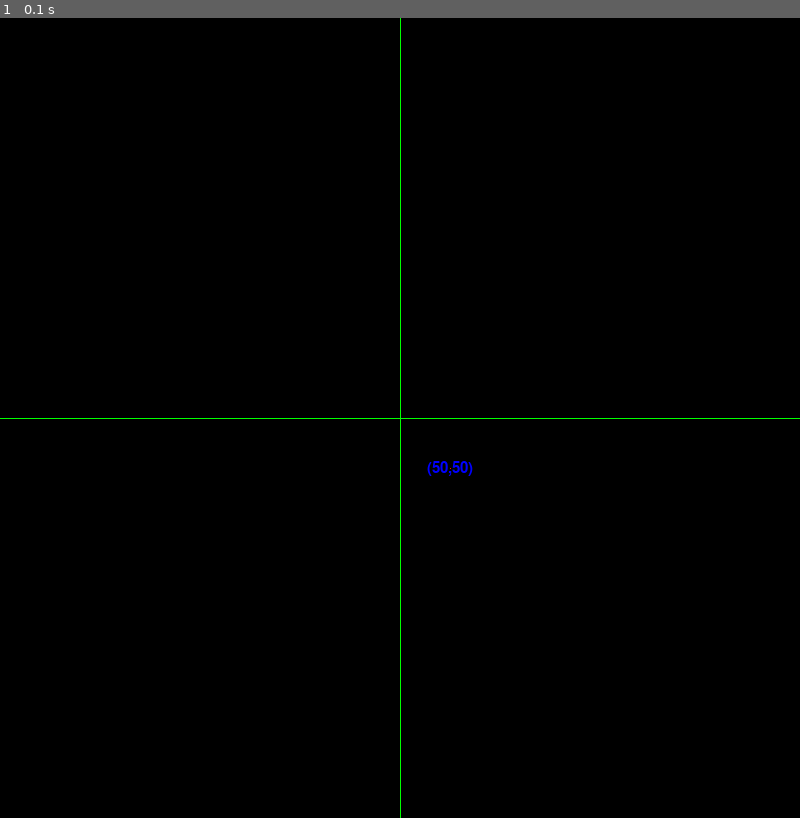
Above: before the commit, frame 1.
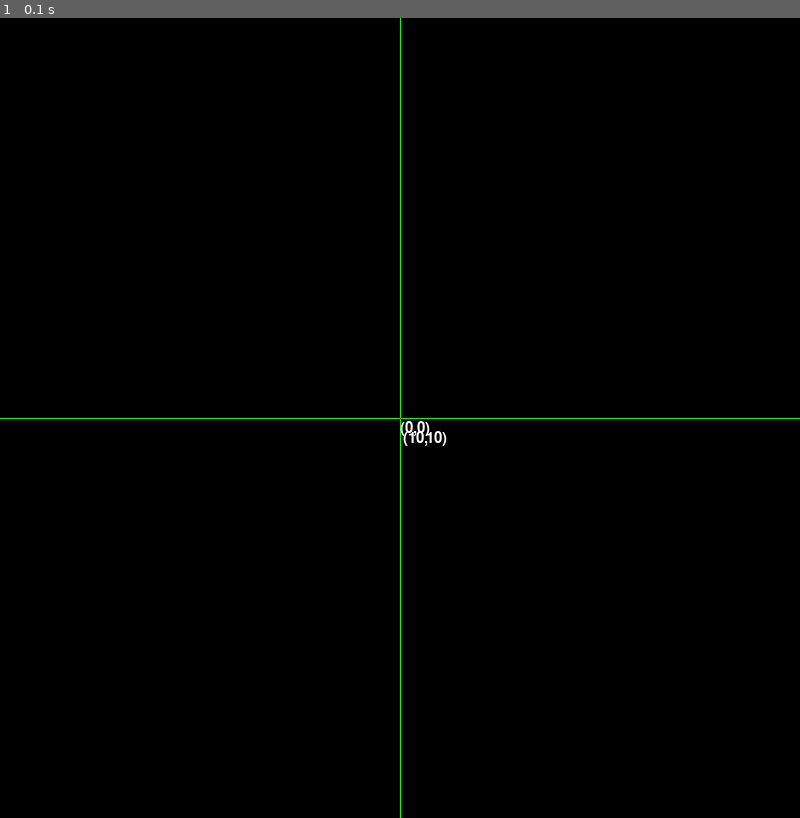
Above: after the commit, the same moment.

Repository: nehakdeshmukh/PyGame
Game: pygame game, started from plot point with text.py
Same seed, same stepped clock (60 frames per second), same inputs: the game is played once before the commit and once after it.
Inputs:
- Up to frame 1 (0.1 s): no input

The runs differ from the first frame. In frame 1, 0.1% of the frame differs, in the area x 50-60%, y 50-58%.

Commit message:
Update plot point with text.py

Diff:
--- a/plot point with text.py
+++ b/plot point with text.py
@@ -36,21 +36,26 @@
         pixAr[i][X//2] = green
         pixAr[Y//2][j] = green
 
+
 def plot_point(p,q):
     pixAr[(X//2)+p][(Y//2)+q] = red
 
 
 def plot_text(p,q):
-    text = font.render('({},{})'.format(p,q), True, blue)
+
+    text = font.render('({},{})'.format(p,q), True, white)
     textRect = text.get_rect()
-    textRect.center = ((X//2)+p, (Y//2)+q)
+    textRect.center = ((X//2)+(15+p), (Y//2)+(10+q))
     plot_point(p, q)
-    pixAr.close()
-    gamedisplay.blit(text, textRect)
+    return text,textRect
 
 
-plot_text(50,50)
 
+t,tr = plot_text(0,0)
+t1,tr1 = plot_text(10,10)
+pixAr.close()
+gamedisplay.blit(t, tr)
+gamedisplay.blit(t1, tr1)
 # main application loop
 run = True
 while run:
